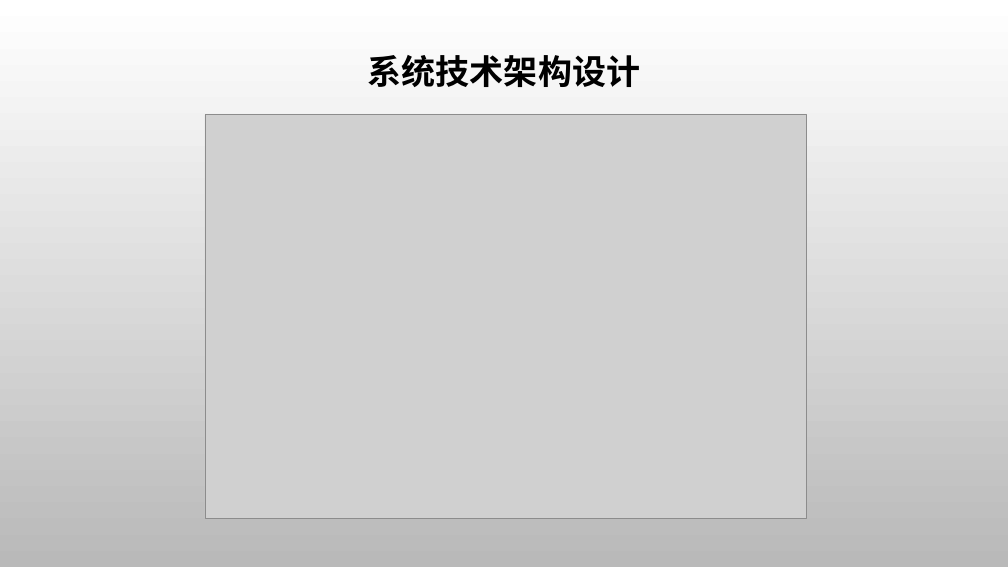
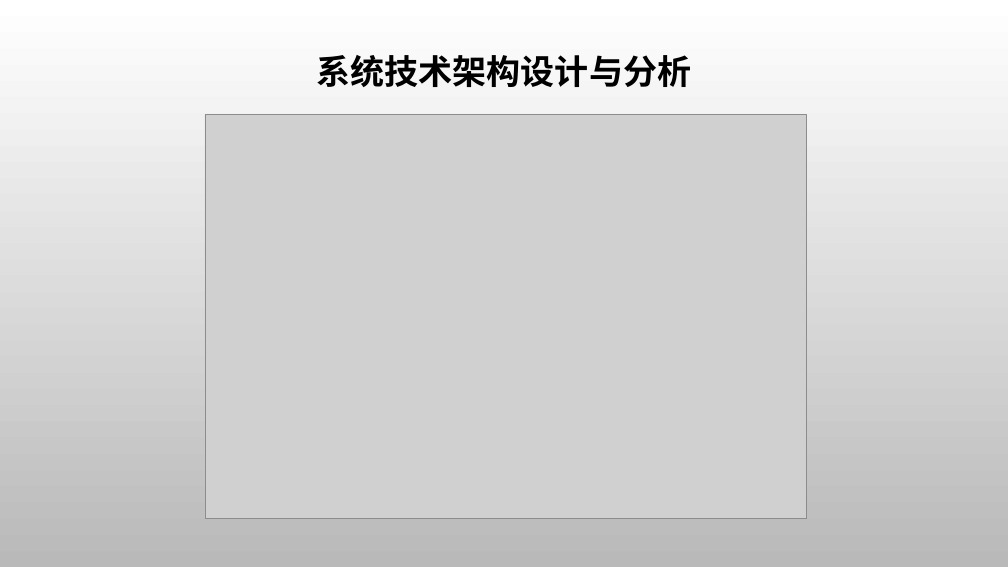
Before and after one commit to ThunderboltLei/BitExams, a slide deck: slide 3 of graduation_design/my_paper/计算机-雷明-毕业答辩.pptx (slide 4 before the commit). Drawn at 1008x567 pixels with LibreOffice and Linux fonts; fonts in the diff are those of the drawing; grey boxes stand for pictures; background and template pictures are left out. Boxes give left, top, right and bottom in pixels: in the first picture for what was removed or moved away, otherwise in the second. Text is boxed around its words. In the diff, an @@ line names an element or a change of style, - is before the commit and + after.

```diff
--- a/graduation_design/my_paper/计算机-雷明-毕业答辩.pptx
+++ b/graduation_design/my_paper/计算机-雷明-毕业答辩.pptx
@@ title at bbox=[317, 55, 691, 87]: text changed @@
-系统技术架构设计
+系统技术架构设计与分析
```
Also in this commit, not shown: 7 other slides changed, 2 slides added, 2 slides removed.
